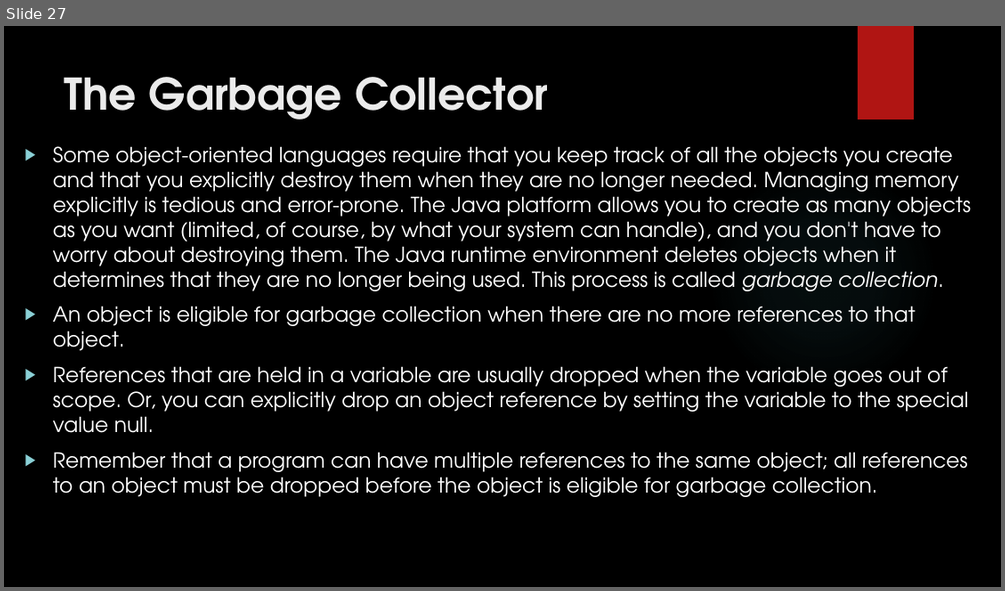
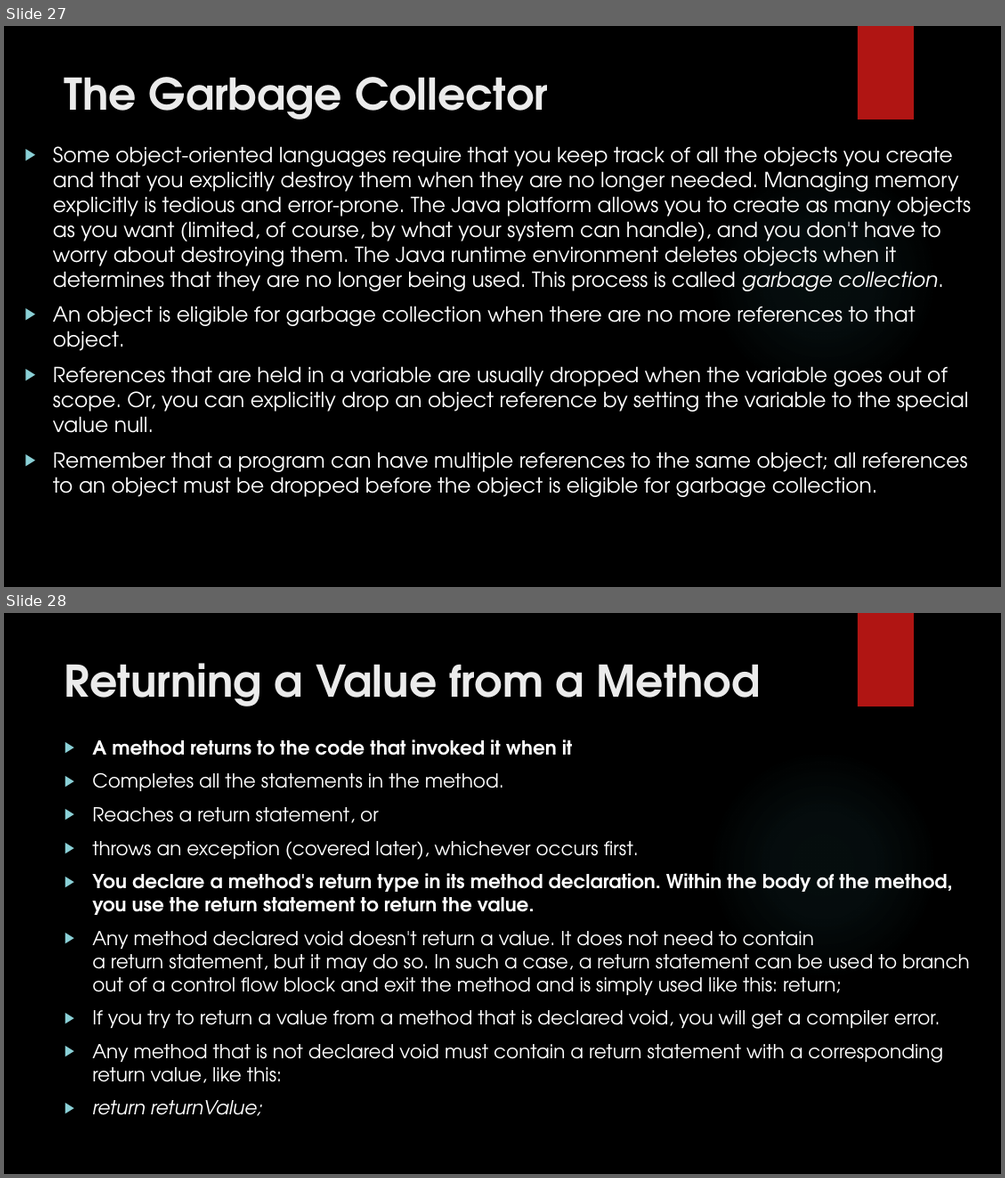
Before and after one commit to sekhar12333/Java_ppts, a slide deck: 04_10_2018/Classes.pptx. Shown one above the other, each under a label of ours: slide 27 before the commit, slides 27 and 28 after it. The pictures are 1005x591 and 1005x1178 pixels, drawn with LibreOffice and Linux fonts; fonts in the diff are those of the drawing; background and template pictures are left out. Boxes give left, top, right and bottom in pixels: in the first picture for what was removed or moved away, otherwise in the second. Text is boxed around its words. In the diff, an @@ line names an element or a change of style, - is before the commit and + after.

```diff
--- a/04_10_2018/Classes.pptx
+++ b/04_10_2018/Classes.pptx
@@ slide 28 added at [4, 613, 1001, 1174], background picture (left out); not listed: 2 template elements that a slide beside it also shows @@
@@ title added at [65, 663, 760, 706], 42 pt, text #EBEBEB, bold @@
+Returning a Value from a Method
@@ text added at [92, 739, 970, 1116], 18.5 pt, text #FFFFFF @@
+▶ A method returns to the code that invoked it when it
+▶ Completes all the statements in the method.
+▶ Reaches a return statement, or
+▶ throws an exception (covered later), whichever occurs first.
+▶ You declare a method's return type in its method declaration. Within the body of the method, you use the return statement to return the value.
+▶ Any method declared void doesn't return a value. It does not need to contain a return statement, but it may do so. In such a case, a return statement can be used to branch out of a control flow block and exit the method and is simply used like this: return;
+▶ If you try to return a value from a method that is declared void, you will get a compiler error.
+▶ Any method that is not declared void must contain a return statement with a corresponding return value, like this:
+▶ return returnValue;
```
Also in this commit, not shown: 26 other slides added.
